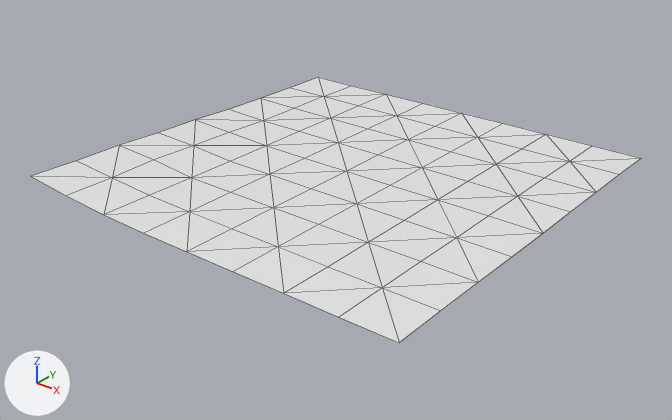
Two versions of the OBJ model assets/maps/chunks/terrain_lod2_5_-3.obj, one commit apart.
Before and after are seen from a camera (50 mm lens) standing at (859.6, 120.5, 98.9) and looking at (705.0, 313.7, -20.9). Arrows for +X, +Y and +Z are at lower left; the lights stay in place. The first picture is the older version. Mesh edges are drawn as thin lines. Where no turn or scale is listed for an object, it has been applied to the vertices.

Objects in the first picture: 'terrain_lod2_5_-3'.
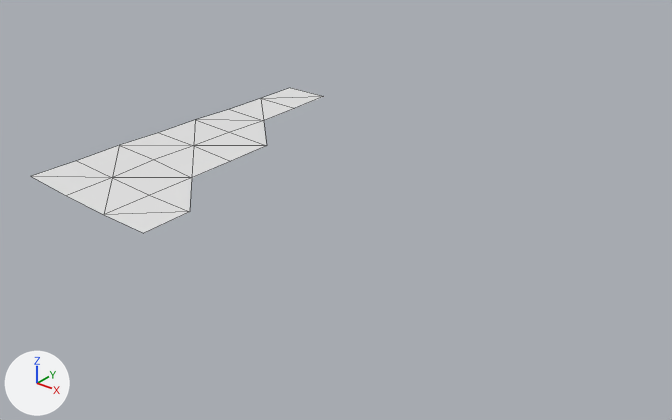
Pixel boxes [x1, y1, x2, y2] of what changed, in the pictures (672 x 420 px):
'terrain_lod2_5_-3', reshaped (52% narrower, 45% shorter)
    before: [31, 77, 641, 343]
    after: [31, 88, 324, 233]
part 1 of me_terrain_lod2_5__3, deleted
    before: [145, 77, 641, 343]

Patch to the scene script:
```diff
--- a/assets/maps/chunks/terrain_lod2_5_-3.obj.py
+++ b/assets/maps/chunks/terrain_lod2_5_-3.obj.py
@@ me_terrain_lod2_5__3 @@
 # used by ob_terrain_lod2_5__3; location = (0.0, 0.0, 0.0)
-me_terrain_lod2_5__3.from_pydata(...)  # 81 vertices, 128 faces; spans x 640.0..768.0, y 256.0..384.0, z -10.8..-8.0
+me_terrain_lod2_5__3.from_pydata(...)  # 23 vertices, 26 faces; spans x 640.0..688.0, y 256.0..368.0, z -10.8..-8.0
+# me_terrain_lod2_5__3 part 1
+# 58 vertices are removed from x 640.0..768.0, y 256.0..384.0, z -10.8
+# 102 faces are deleted
```
